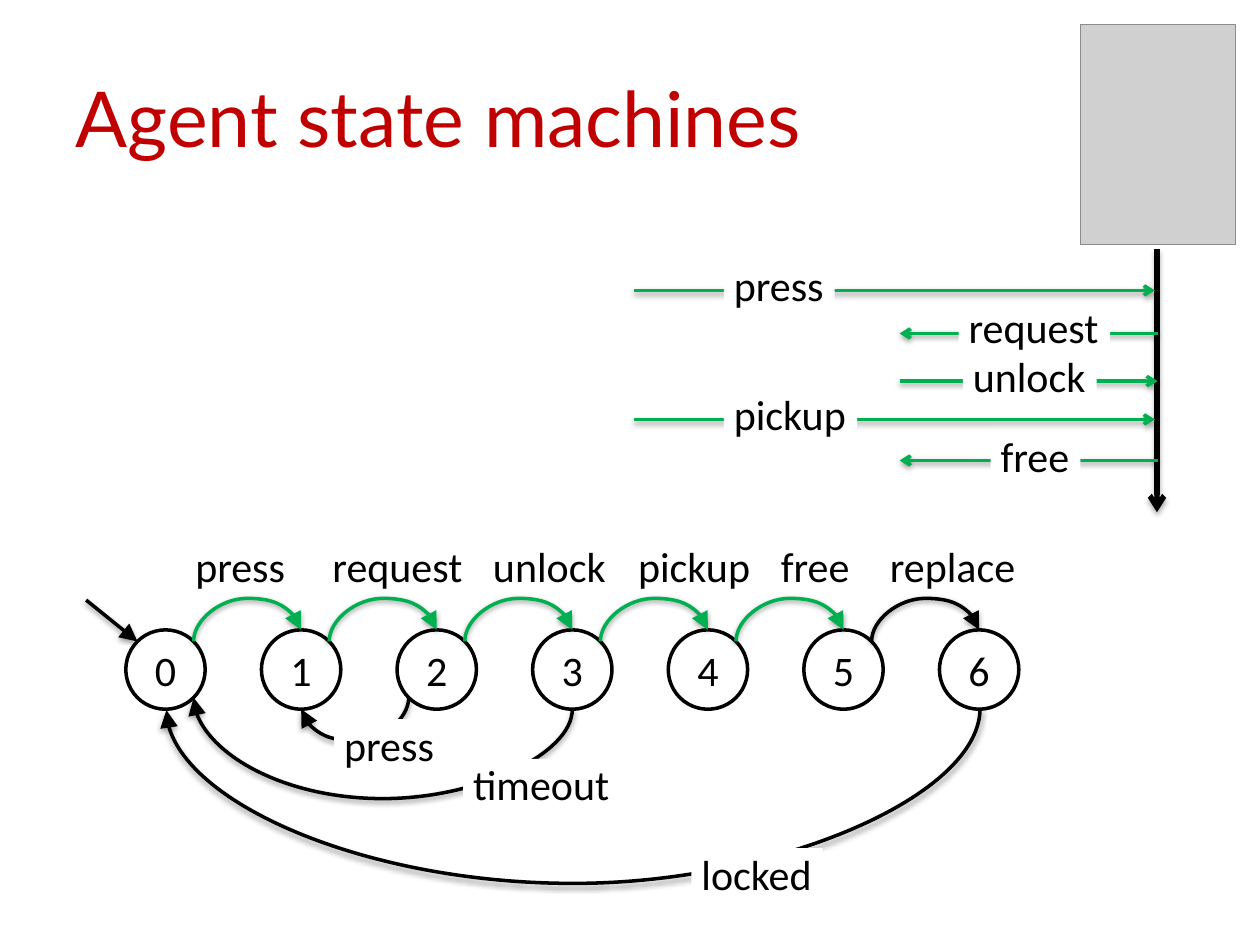
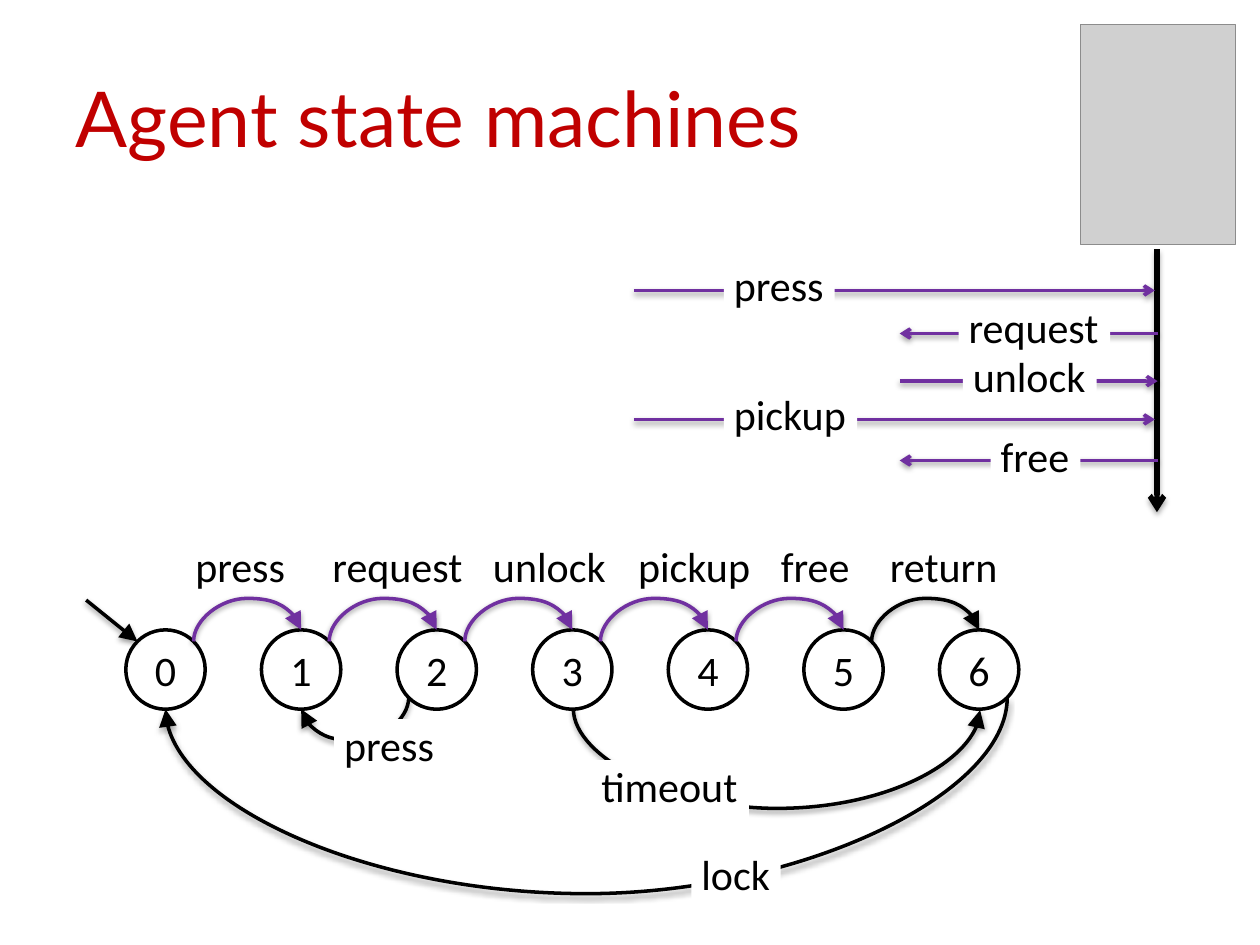
Before and after one commit to blambeau/phd, a slide deck: slide 21 of public-defense/slides.pptx (slide 18 before the commit). Drawn at 1260x945 pixels with LibreOffice and Linux fonts; fonts in the diff are those of the drawing; grey boxes stand for pictures. Boxes give left, top, right and bottom in pixels: in the first picture for what was removed or moved away, otherwise in the second. Text is boxed around its words. In the diff, an @@ line names an element or a change of style, - is before the commit and + after.

```diff
--- a/public-defense/slides.pptx
+++ b/public-defense/slides.pptx
@@ arrow (634, 291) - (1155, 291): stroke #00B050 2 pt to #7030A0 2 pt @@
@@ arrow (1158, 334) - (900, 334): stroke #00B050 2 pt to #7030A0 2 pt @@
@@ arrow (900, 381) - (1158, 381): stroke #00B050 2 pt to #7030A0 2 pt @@
@@ arrow (634, 420) - (1155, 420): stroke #00B050 2 pt to #7030A0 2 pt @@
@@ arrow (1158, 460) - (900, 460): stroke #00B050 2 pt to #7030A0 2 pt @@
@@ text removed at (890,552,1015,589) @@
-replace
@@ text added at (890,555,997,583), 24 pt, text #000000 @@
+return
@@ curved arrow (194, 641) - (301, 630): stroke #00B050 2 pt to #7030A0 2 pt @@
@@ curved arrow (329, 641) - (437, 630): stroke #00B050 2 pt to #7030A0 2 pt @@
@@ curved arrow (465, 641) - (572, 630): stroke #00B050 2 pt to #7030A0 2 pt @@
@@ curved arrow (601, 641) - (708, 630): stroke #00B050 2 pt to #7030A0 2 pt @@
@@ curved arrow (736, 641) - (844, 630): stroke #00B050 2 pt to #7030A0 2 pt @@
@@ curved arrow moved from (980, 708) - (166, 711) to (1007, 698) - (165, 709) @@
@@ curved arrow moved from (572, 709) - (194, 698) to (573, 708) - (980, 711) @@
@@ text "timeout": place and size @@
-text "timeout" at (473,771,609,801)
+text "timeout" at (601,773,737,803)
@@ text removed at (701,860,811,891) @@
-locked
@@ text added at (701,860,770,891), 24 pt, text #000000 @@
+lock
```
Also in this commit, not shown: 5 other slides changed, 8 slides added, 2 other files.
